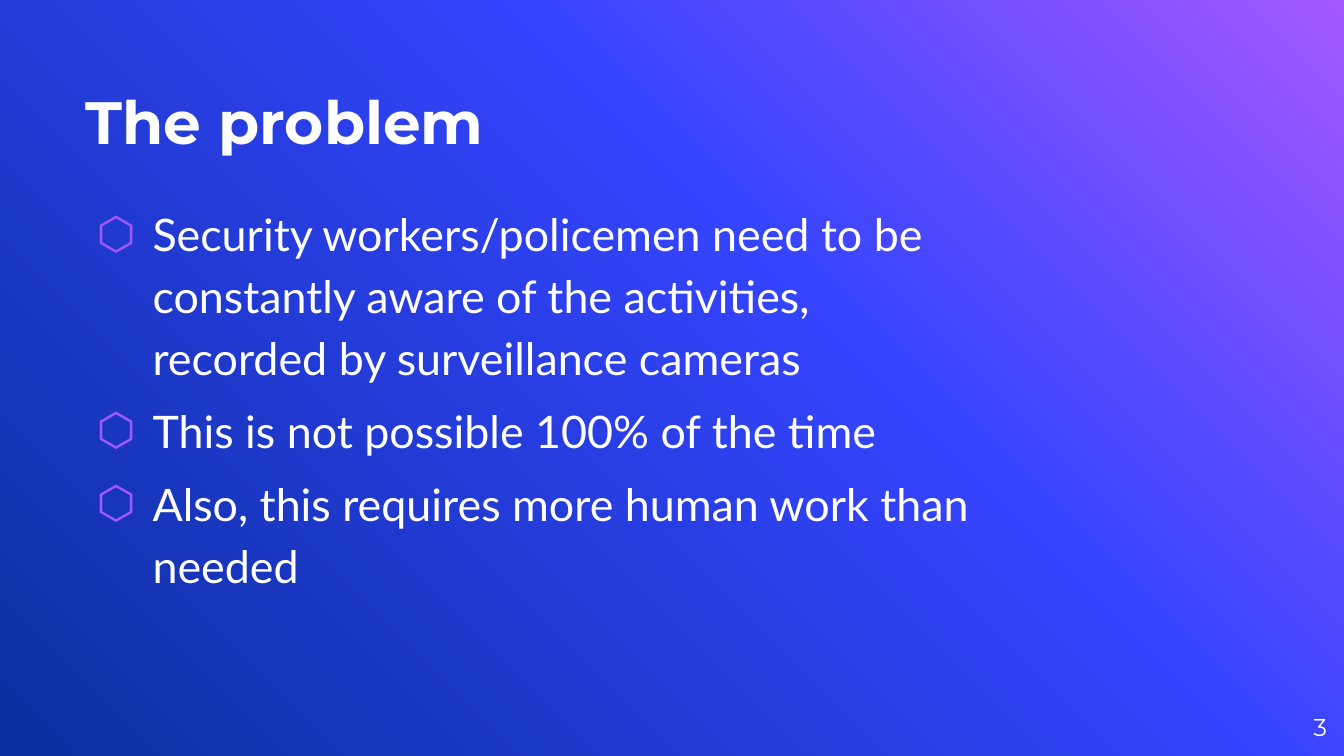
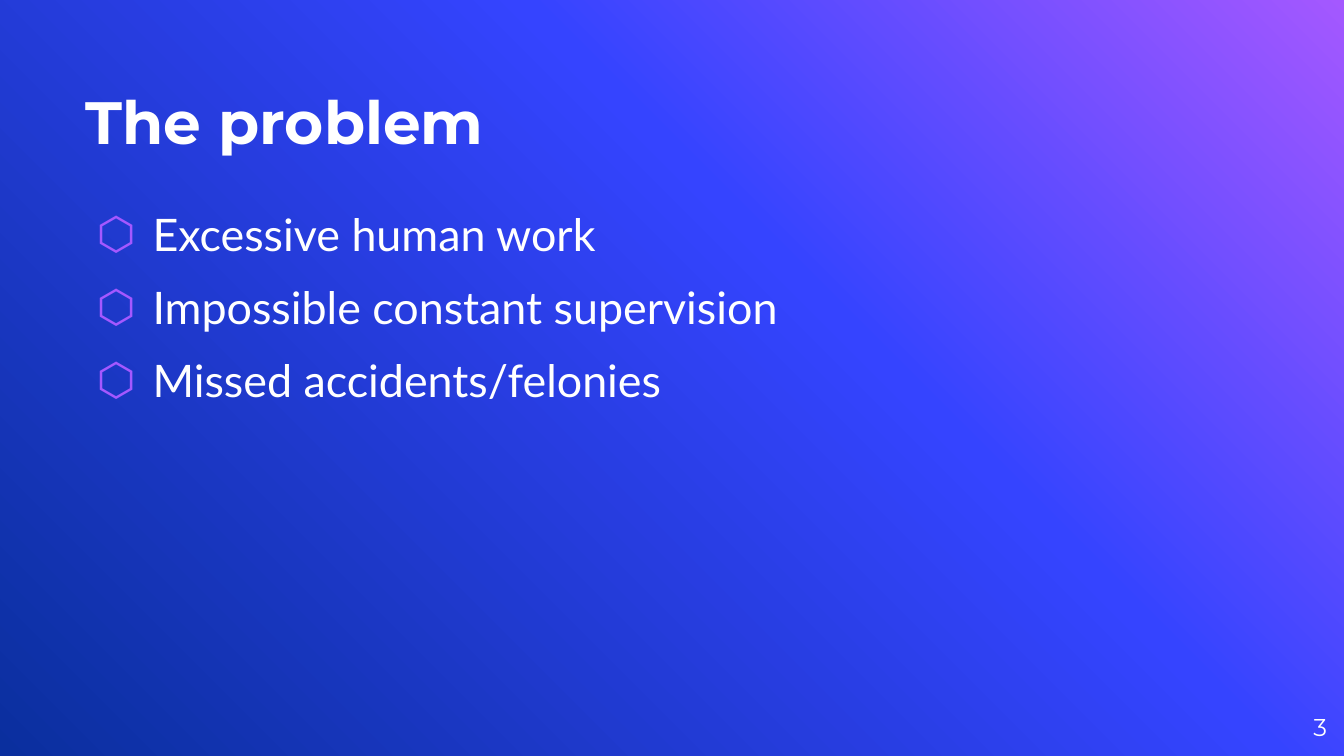
Before and after one commit to TheRandomTroll/CrimeSpy, a slide deck: slide 3 of assets/CrimeSpy Presentation.pptx. Drawn at 1344x756 pixels with LibreOffice and Linux fonts; fonts in the diff are those of the drawing; background and template pictures are left out. Boxes give left, top, right and bottom in pixels: in the first picture for what was removed or moved away, otherwise in the second. Text is boxed around its words. In the diff, an @@ line names an element or a change of style, - is before the commit and + after.

Commit message:
[Update] Presentation

```diff
--- a/assets/CrimeSpy Presentation.pptx
+++ b/assets/CrimeSpy Presentation.pptx
@@ text at (153,218,778,399): text changed @@
-⬡ Security workers/policemen need to be constantly aware of the activities, recorded by surveillance cameras
-⬡ This is not possible 100% of the time
-⬡ Also, this requires more human work than needed
+⬡ Excessive human work
+⬡ Impossible constant supervision
+⬡ Missed accidents/felonies
```
Also in this commit, not shown: 3 other slides changed.
